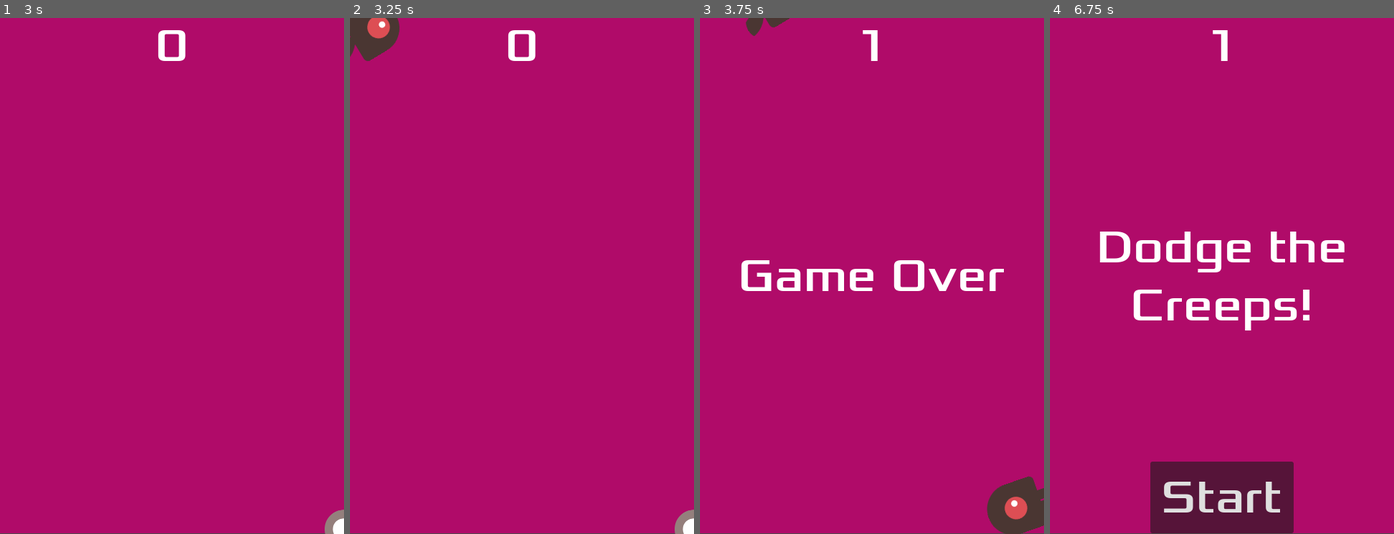
Above: before the commit, frames 1-4 (left to right).
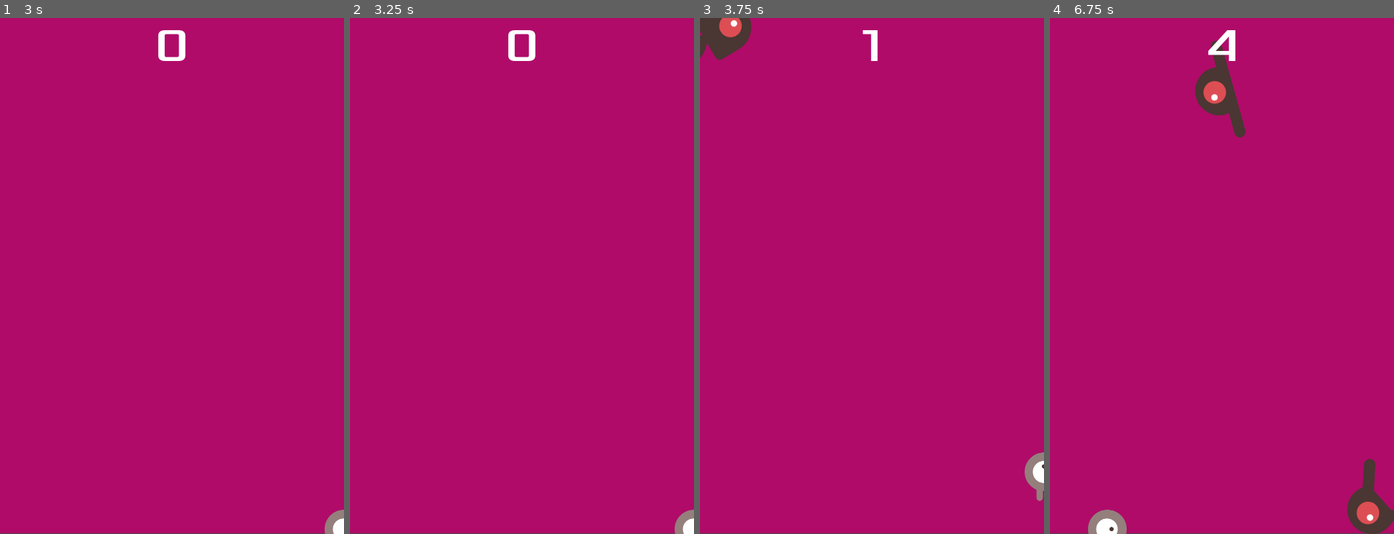
Above: after the commit, the same moments.

Repository: Sauleline/at2Colaborative
Game: Godot game, scene res://main.tscn
The game is run twice, just before and just after one commit, with the same random seed, the same clock (stepped at 60 frames per second) and the same inputs.
Inputs:
- Up to frame 1 (3 s): click "Start" at 0.5 s; tap Enter at 1.25 s; hold Right (move_right) 1.28-2.03 s; hold Down (move_down) 2.03-2.78 s; hold Right (move_right) from 2.78 s (still down)
- Up to frame 2 (3.25 s): keep holding Right (move_right)
- Up to frame 3 (3.75 s): release Right (move_right) at 3.53 s; hold Up (move_up) from 3.53 s (still down)
- Up to frame 4 (6.75 s): release Up (move_up) at 4.28 s; hold Left (move_left) 4.28-5.78 s; hold Down (move_down) 5.78-6.53 s; hold Right (move_right) from 6.53 s (still down)

Frame 1 is identical in both runs. In frame 2, 1.0% of the frame differs, in the area x 0-15%, y 0-9%; in frame 3, 4.6%; in frame 4, 12%, in the area x 11-100%, y 2-100%.

Commit message:
made the game get harder over time

Diff:
--- a/at2Colaborative/main.gd
+++ b/at2Colaborative/main.gd
@@ -12,6 +12,7 @@
 	score = 0
 	$Player.start($StartPosition.position)
 	$StartTimer.start()
+	$MobTimer.wait_time = 1
 	$HUD.update_score(score)
 	$HUD.show_message("Get Ready")
 	get_tree().call_group("mobs", "queue_free")
@@ -40,6 +41,10 @@
 
 	# Spawn the mob by adding it to the Main scene.
 	add_child(mob)
+	if($MobTimer.wait_time > 0.25):
+		$MobTimer.wait_time = $MobTimer.wait_time * 0.975
+	if($MobTimer.wait_time < 0.25):
+		$MobTimer.wait_time = 0.25
 
 func _on_score_timer_timeout():
 	score += 1
--- a/at2Colaborative/main.tscn
+++ b/at2Colaborative/main.tscn
@@ -24,7 +24,6 @@
 [node name="Player" parent="." instance=ExtResource("1_ig7tw")]
 
 [node name="MobTimer" type="Timer" parent="."]
-wait_time = 0.5
 
 [node name="ScoreTimer" type="Timer" parent="."]
 
